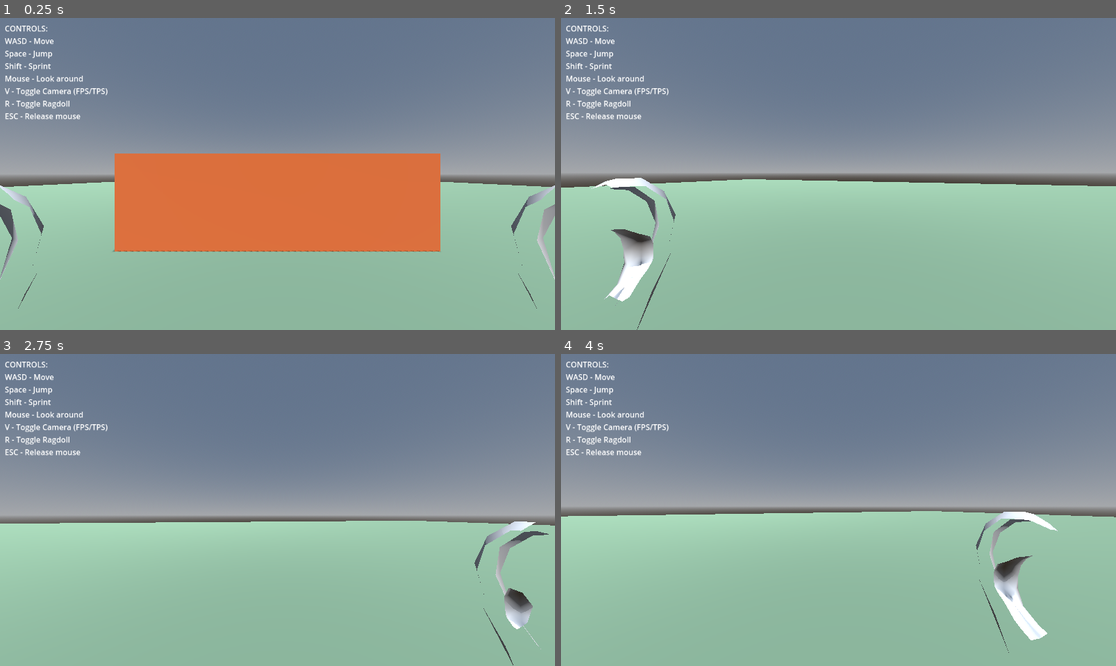
Above: before the commit, frames 1-4 (two rows, left to right).
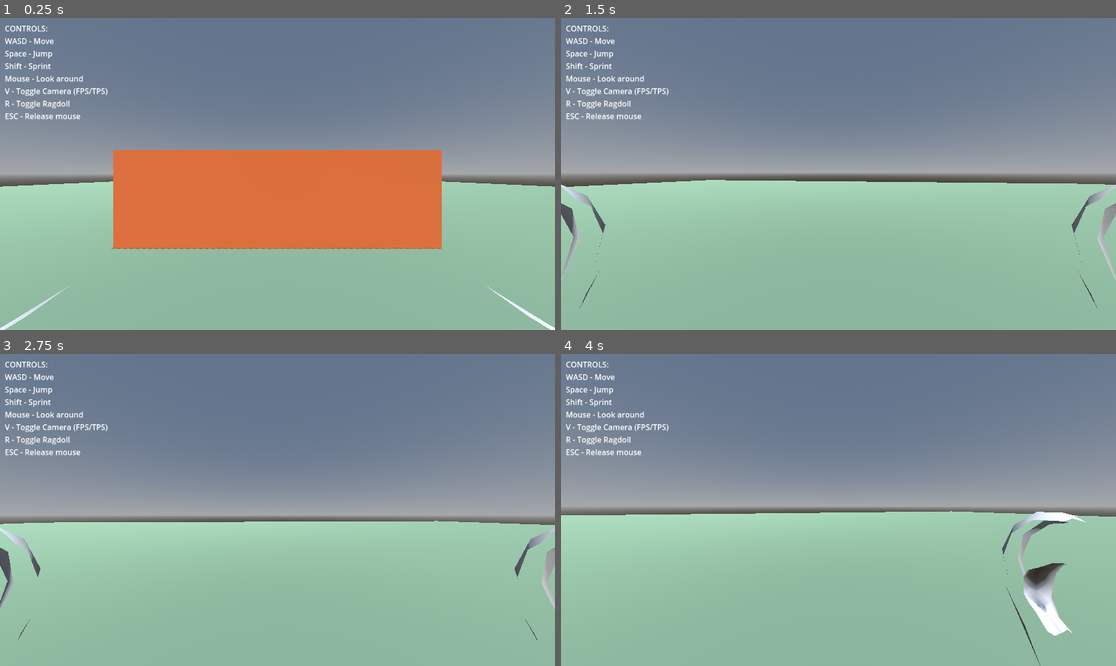
Above: after the commit, the same moments.

Repository: lmf-git/fpsikanimragdoll
Game: Godot game, scene res://world.tscn
Same seed, same stepped clock (60 frames per second), same inputs: the game is played once before the commit and once after it.
Inputs (mouse positions are in pixels of both pictures, inside the frame that each line leads up to):
- Up to frame 1 (0.25 s): no input
- Up to frame 2 (1.5 s): move the mouse to (866, 174) at 0.52 s; hold Shift (sprint) 0.53-1.28 s; hold W (move_forward) from 0.53 s (still down); tap Space (jump) at 0.77 s; move the mouse to (810, 174) at 1.27 s; tap V (toggle_camera) at 1.35 s
- Up to frame 3 (2.75 s): keep holding W (move_forward); tap Space (jump) at 1.52 s; move the mouse to (288, 503) at 2.02 s; hold R (toggle_ragdoll) from 2.03 s (still down)
- Up to frame 4 (4 s): keep holding W (move_forward); tap Enter at 2.75 s; move the mouse to (832, 516) at 2.77 s; release R (toggle_ragdoll) at 2.78 s; tap Shift (sprint) at 2.85 s; tap Space (jump) at 3.02, 3.5, 3.77 s; move the mouse to (877, 513) at 3.52 s; hold V (toggle_camera) from 3.53 s (still down)

The runs differ from the first frame. In frame 1, 2.6% of the frame differs, in the area x 0-100%, y 42-100%; in frame 2, 2.7%; in frame 3, 1.9%; in frame 4, 3.0%, in the area x 0-100%, y 50-100%.

Commit message:
Fix FPS camera direction and head clipping issues
Fixes:
- FPS camera now points forward instead of backward
  - Properly apply rotation using basis transforms
  - Apply yaw then pitch rotation in correct order
  - Reset basis to prevent rotation accumulation

- Camera no longer clips through character head
  - Use camera cull masks and visibility layers
  - FPS camera only sees layer 1 (environment)
  - Character mesh moved to layer 2 in FPS mode
  - Character mesh visible on layer 1 in TPS mode
  - Added find_mesh_instance() helper function

Changes:
- fps_camera.gd: Fixed rotation application order and method
- character_controller.gd: Added layer-based visibility system

Diff:
--- a/character_controller.gd
+++ b/character_controller.gd
@@ -55,6 +55,9 @@
 		neck_bone_id = skeleton.find_bone(neck_bone_name)
 		if head_bone_id >= 0:
 			original_head_pose = skeleton.get_bone_pose(head_bone_id)
+
+		# Find mesh instance for visibility control
+		mesh_instance = find_mesh_instance(skeleton)
 
 	# Set initial camera
 	_switch_camera(camera_mode)
@@ -68,6 +71,15 @@
 			return result
 	return null
 
+func find_mesh_instance(node: Node) -> MeshInstance3D:
+	if node is MeshInstance3D:
+		return node
+	for child in node.get_children():
+		var result = find_mesh_instance(child)
+		if result:
+			return result
+	return null
+
 func _input(event):
 	if event is InputEventMouseMotion and Input.get_mouse_mode() == Input.MOUSE_MODE_CAPTURED:
 		camera_rotation.x -= event.relative.y * mouse_sensitivity
@@ -92,13 +104,21 @@
 		if mode == 0:  # FPS
 			fps_camera.current = true
 			tps_camera.current = false
+			# Use camera cull mask to hide character body in FPS
+			# Layer 1 = default, Layer 2 = character body
 			if mesh_instance:
-				mesh_instance.visible = false
+				# Move mesh to layer 2
+				mesh_instance.layers = 2
+			# FPS camera only sees layer 1 (not character body)
+			fps_camera.cull_mask = 1
 		else:  # TPS
 			fps_camera.current = false
 			tps_camera.current = true
 			if mesh_instance:
-				mesh_instance.visible = true
+				# Move mesh back to layer 1
+				mesh_instance.layers = 1
+			# TPS camera sees all layers
+			tps_camera.cull_mask = 0xFFFFF
 
 func _physics_process(delta):
 	if ragdoll_enabled:
--- a/fps_camera.gd
+++ b/fps_camera.gd
@@ -32,14 +32,17 @@
 		# Get the global transform of the head bone
 		var head_global_transform = skeleton.global_transform * skeleton.get_bone_global_pose(head_bone_id)
 
-		# Position camera at head bone with offset
-		global_transform.origin = head_global_transform.origin + head_global_transform.basis * head_offset
-
 		# Get camera rotation from parent controller
 		var controller = get_parent()
 		if controller and controller.has_method("get"):
 			var cam_rotation = controller.get("camera_rotation")
 			if cam_rotation:
-				# Apply camera rotation
-				rotation.x = cam_rotation.x
-				rotation.y = cam_rotation.y
+				# Position camera at head bone with offset
+				global_transform.origin = head_global_transform.origin + head_global_transform.basis * head_offset
+
+				# Apply camera rotation (pitch and yaw)
+				# Reset rotation first to avoid accumulation
+				global_transform.basis = Basis()
+				# Apply yaw (Y rotation) then pitch (X rotation)
+				global_transform.basis = global_transform.basis.rotated(Vector3.UP, cam_rotation.y)
+				global_transform.basis = global_transform.basis.rotated(global_transform.basis.x, cam_rotation.x)
